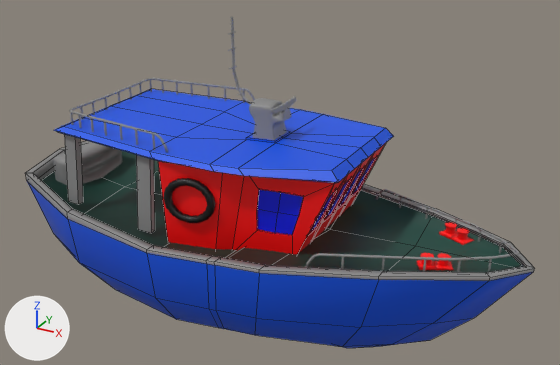
One commit to the FBX model Assets/Art/Boat/boat.fbx: the scene before it, then after it.
One viewpoint serves both versions: a camera (50 mm lens) standing at (4.7, -7.06, 3.36) and looking at (0.75, 0.13, -0.24). Lighting does not change. The marker at lower left points along +X, +Y and +Z. Mesh edges are drawn as thin lines on the coarser meshes. Where no turn or scale is listed for an object, it has been applied to the vertices. Vertices at the same position are counted once.

Script lines for the objects in view, before the commit:
```python
mat_wood = principled_material('Wood')
mat_wood.base_color = (0.00366, 0.058, 0.0413)  # dark cyan #0c4439
me_cylinder_002 = bpy.data.meshes.new('Cylinder.002')
me_cylinder_002.from_pydata(...)  # 600 vertices, 360 faces; spans x -0.01..4.86, y -0.81..1.06, z -1.03..0.13
me_cylinder_002.materials.append(mat_metal)  # grey #888888
me_plane = bpy.data.meshes.new('Plane')
me_plane.from_pydata(...)  # 153 vertices, 152 faces; spans x -2.53..3.69, y -1.42..1.42, z -2.14..-0.4
# faces by material slot: [66, 14, 72]
me_plane.materials.append(mat_boatoutside)  # blue #0654e7
me_plane.materials.append(mat_wood)  # dark cyan #0c4439
me_plane.materials.append(mat_metal)  # grey #888888
me_plane_005 = bpy.data.meshes.new('Plane.005')
me_plane_005.from_pydata(...)  # 238 vertices, 212 faces; spans x -2.5..1.06, y -1.06..1.06, z -0.76..0.42
# faces by material slot: [52, 16, 120, 24]
me_plane_005.materials.append(mat_boatoutside)  # blue #0654e7
me_plane_005.materials.append(mat_metal)  # grey #888888
me_plane_005.materials.append(mat_red)  # red #ff0001
me_plane_005.materials.append(mat_window)  # blue #0014e7
ob_cylinder_015 = bpy.data.objects.new('Cylinder.015', me_cylinder_002)
ob_cylinder_015.location = (-1.56, -0.102, 0.399)
ob_plane = bpy.data.objects.new('Plane', me_plane)
ob_plane.location = (-0.013, 0.021, 0.0)
ob_plane_001 = bpy.data.objects.new('Plane.001', me_plane_005)
ob_plane_001.location = (0.806, 0.021, 0.0)
# also in view: 'Torus' at (0.26, 0.02, -0.13); 'Plane.004' at (-2.03, 0.02, -0.5); 'Plane.003' at (0.7, 0.02, 0.51); 'Cylinder.005' at (0.97, 0.02, -0.05); 'Plane.002' at (2.78, 0.02, -0.52)
```
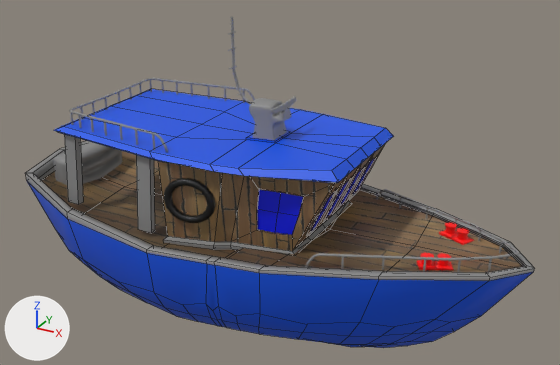
Commit message: updated boat ice tile

The change, as a diff of the scene's bpy script:
```diff
--- a/Assets/Art/Boat/boat.fbx.py
+++ b/Assets/Art/Boat/boat.fbx.py
@@ img_wood_planks_a_basecolor_png @@
+img_wood_planks_a_basecolor_png = load_image('Wood_Planks_A_Basecolor.png', '../Cartoon_Texture_Pack/WOOD/WOOD_Planks/Textures/Wood_Planks_A_Basecolor.png', 2048, 2048, 'sRGB')
@@ mat_wood @@
 mat_wood = principled_material('Wood')
-mat_wood.base_color = (0.00366, 0.058, 0.0413)  # dark cyan #0c4439
+mat_wood.texture = img_wood_planks_a_basecolor_png
@@ me_plane @@
 # used by ob_plane; location = (-0.013, 0.021, 0.0)
-me_plane.from_pydata(...)  # 153 vertices, 152 faces; spans x -2.53..3.69, y -1.42..1.42, z -2.14..-0.4
+me_plane.from_pydata(...)  # 303 vertices, 296 faces; spans x -2.53..3.69, y -1.42..1.42, z -2.16..-0.4
+# me_plane part 4
+# 7 vertices are removed from x 0.0..1.83, y -0.26..0.26, z -2.14..-1.94
+# 66 faces are deleted
+# 50 vertices move from x -2.32..3.17, y -1.34..1.34, z -2.13..-1.17 to x -2.3..3.23, y -1.32..1.32, z -1.7..-1.13
+# 140 vertices are added at x -2.18..2.96, y -1.28..1.28, z -2.16..-1.22
+# 7 new vertices lie (0.05, 0.0, 0.0) away from vertices in x 0.41..0.48, y -0.53..0.53, z -2.16..-1.89
+# 5 new vertices lie (0.05, 0.0, 0.0) away from vertices in x 0.46..0.53, y -0.17..0.17, z -2.16..-2.08
+# 5 new vertices lie (-0.19, 0.0, 0.0) away from vertices in x 0.41..0.48, y -0.17..0.17, z -2.16..-2.08
+# 210 new faces join them, mat_boatoutside (blue #0654e7)
+# me_plane part 5: 86 kept faces spanning x -2.53..3.69, y -1.42..1.42, z -0.72..-0.4 get new texture (UV) coordinates
 me_plane.materials.append(mat_boatoutside)
@@ me_plane_005 @@
 # used by ob_plane_001; location = (0.806, 0.021, 0.0)
-me_plane_005.from_pydata(...)  # 238 vertices, 212 faces; spans x -2.5..1.06, y -1.06..1.06, z -0.76..0.42
+me_plane_005.from_pydata(...)  # 270 vertices, 244 faces; spans x -2.5..1.06, y -1.06..1.06, z -0.69..0.42
+# me_plane_005 part 1
+# 11 vertices are removed from x -0.84..0.54, y -1.02..1.02, z -0.76..-0.73
+# 30 faces are deleted
+# 8 vertices in x -0.79..0.54, y -0.91..0.91, z -0.76..-0.73 move by (0.0, 0.0, 0.15)
+# 4 vertices move from x -0.84..-0.15, y -0.45..0.45, z -0.76..-0.75 to x -0.83..0.59, y -0.93..0.93, z -0.65..-0.62
+# 36 vertices are added at x -0.88..0.59, y -1.05..1.05, z -0.69..-0.58
+# 7 new vertices lie (0.0, 0.0, 0.04) away from vertices in x -0.88..0.59, y -1.05..1.05, z -0.69..-0.66
+# 44 new faces join them, mat_metal (grey #888888)
+# 18 new faces join them, mat_wood (picture img_wood_planks_a_basecolor_png)
+# me_plane_005 part 2: 182 kept faces spanning x -2.5..1.06, y -1.06..1.06, z -0.62..0.42 get new texture (UV) coordinates
+# me_plane_005 part 3: 90 faces spanning x -2.47..1.0, y -1.04..1.04, z -0.62..0.37 switch from mat_red (red #ff0001) to mat_wood (picture img_wood_planks_a_basecolor_png)
 me_plane_005.materials.append(mat_boatoutside)
```

Location of each change, (x1, y1, x2, y2) in pixels of the pictures (560 x 365 px):
'Plane', surface changed, reshaped (cyan to brown)
    both: (26, 141, 535, 348)
'Plane.001', surface changed, reshaped (red to brown)
    both: (54, 89, 393, 254)
part 1 of me_plane_005, built on
    both: (158, 143, 386, 254)
part 2 of me_plane_005, surface changed
    both: (67, 141, 387, 235)
part 3 of me_plane_005, recoloured (red to brown)
    both: (250, 144, 385, 236)
part 4 of me_plane, built on
    before: (27, 182, 533, 348)
    after: (28, 183, 533, 348)
part 5 of me_plane, surface changed (cyan to brown)
    both: (32, 151, 525, 275)
